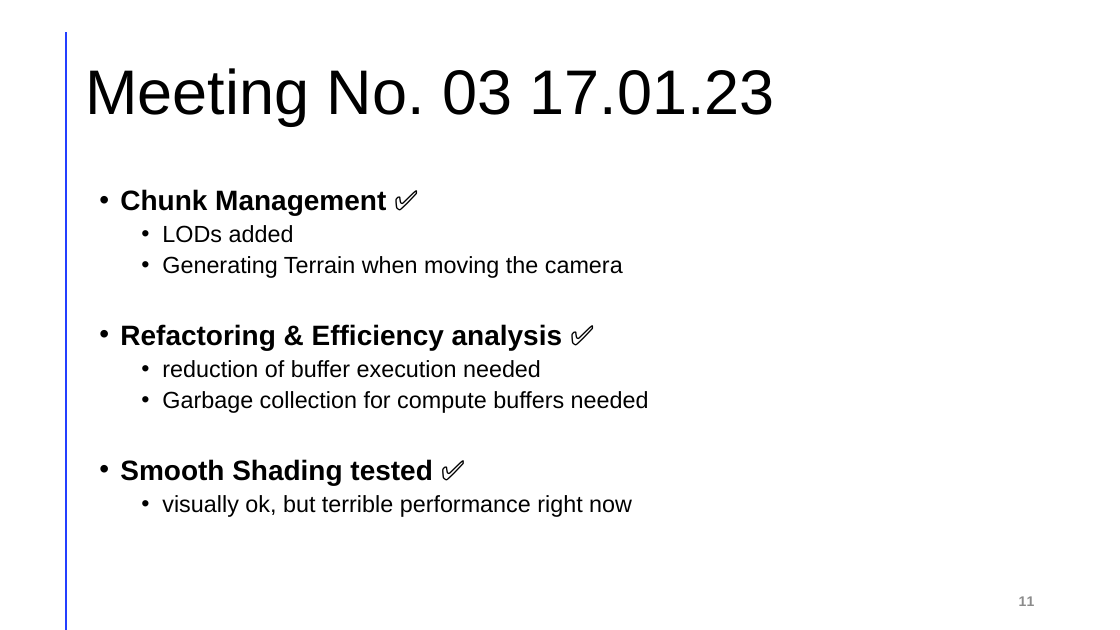
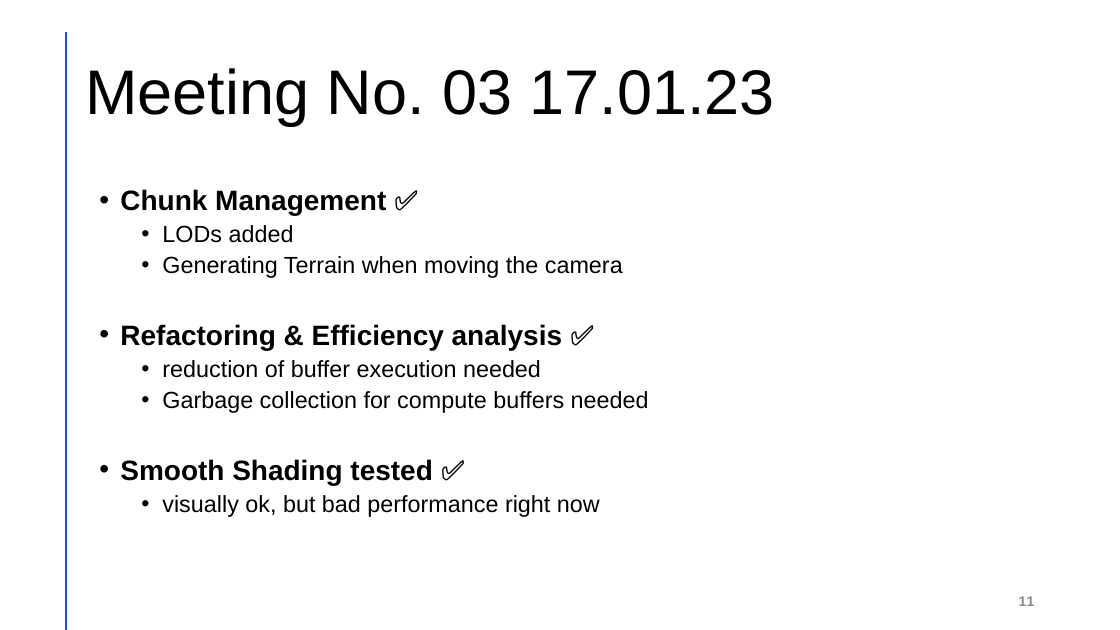
Before and after one commit to je-lehmann/cg_terrain_generator, a slide deck: slide 11 of Computergrafik Praktikum.pptx. Drawn at 1120x630 pixels with LibreOffice and Linux fonts; fonts in the diff are those of the drawing. Boxes give left, top, right and bottom in pixels: in the first picture for what was removed or moved away, otherwise in the second. Text is boxed around its words. In the diff, an @@ line names an element or a change of style, - is before the commit and + after.

```diff
--- a/Computergrafik Praktikum.pptx
+++ b/Computergrafik Praktikum.pptx
@@ text at (x1=162, y1=495, x2=600, y2=517): text changed @@
-  • visually ok, but terrible performance right now
+  • visually ok, but bad performance right now
```
Also in this commit, not shown: 27 other files.
